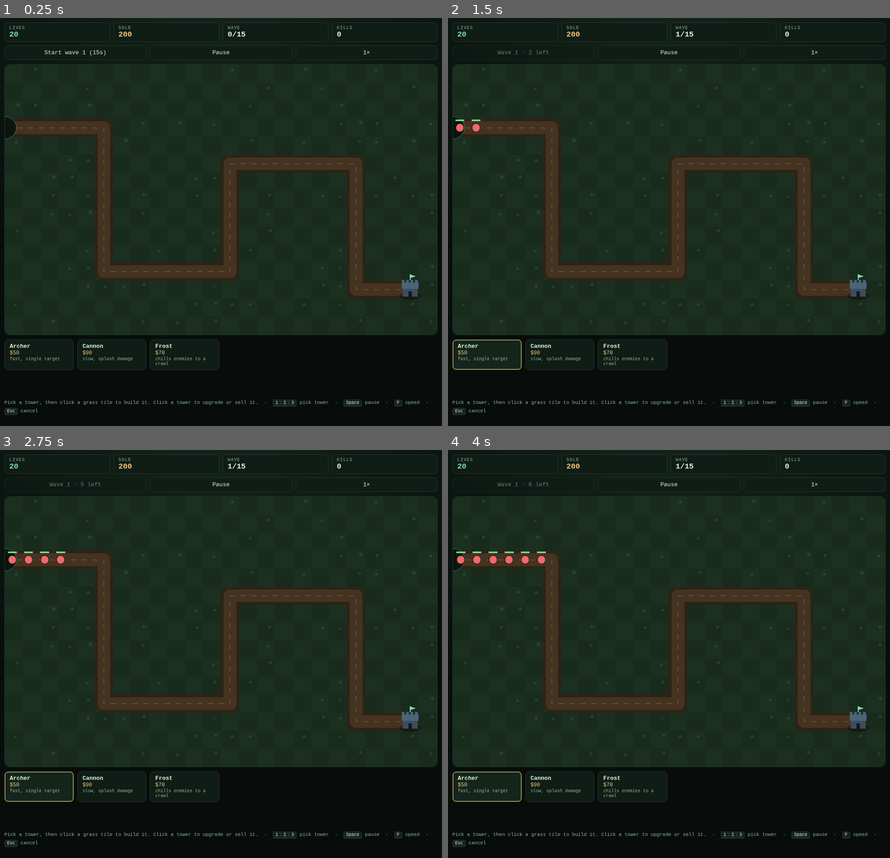
Above: before the commit, frames 1-4 (two rows, left to right).
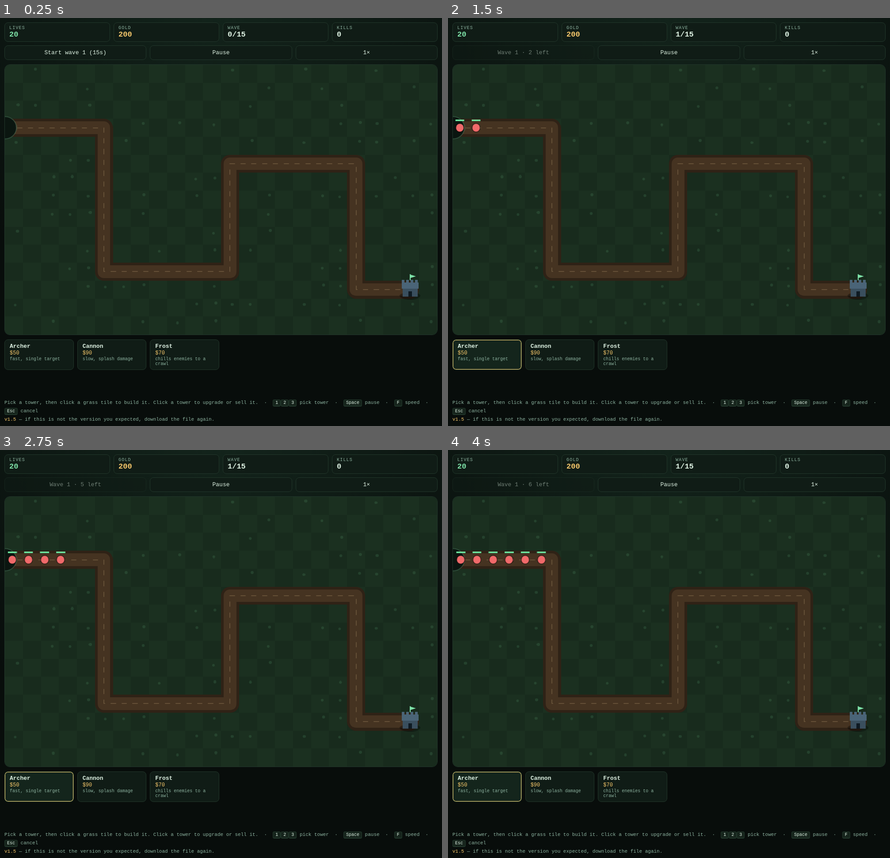
Above: after the commit, the same moments.

Repository: 0ldnews/Tower-Defense-
Game: browser game, page tower-defense.html
Same seed, same stepped clock (60 frames per second), same inputs: the game is played once before the commit and once after it.
Inputs:
- Up to frame 1 (0.25 s): no input
- Up to frame 2 (1.5 s): click "Start wave 1 (15s)" at 0.27 s; click "Archer $50 fast, single target" at 0.52 s; tap X at 1.1 s
- Up to frame 3 (2.75 s): tap X at 1.6, 2.1, 2.6 s
- Up to frame 4 (4 s): tap X at 3.1, 3.6 s

The runs differ from the first frame. In frame 1, 0.1% of the frame differs, in the area x 1-49%, y 97-99%; in frame 2, 0.1%; in frame 3, 0.1%; in frame 4, 0.1%.

Commit message:
Show the version and stop the page resting scrolled under the app header
The forced 100dvh body height left dead space the phone browser scrolled
into, which slid the stats row under its toolbar. The body now sizes to
its content, adds the top safe area, and resets scroll to the top.

Diff:
--- a/tower-defense.html
+++ b/tower-defense.html
@@ -3,7 +3,7 @@
 <head>
 <meta charset="utf-8" />
 <meta name="viewport" content="width=device-width, initial-scale=1, maximum-scale=1, user-scalable=no, viewport-fit=cover" />
-<title>Tower Defense</title>
+<title>Tower Defense v1.5</title>
 <style>
   :root {
     --bg: #080d0b;
@@ -15,19 +15,21 @@
     --bad: #f06a6a;
   }
   * { box-sizing: border-box; }
-  html { -webkit-text-size-adjust: 100%; }
+  html { -webkit-text-size-adjust: 100%; background: #080d0b; }
   /* A normal scrolling document. No locked height, no fixed shell: that is
-     what made taps shift the page around in other apps. */
+     what made taps shift the page around in other apps. There is also no
+     min-height on purpose: a forced viewport height that the app's own
+     toolbar does not count leaves dead space the browser can scroll into,
+     which slides the top row of the game up under the header. */
   body {
     margin: 0;
-    min-height: 100dvh;
     overflow-x: hidden;
     background: radial-gradient(circle at 50% -10%, #14261d 0%, #080d0b 65%);
     color: var(--text);
     font-family: ui-monospace, "SF Mono", Menlo, Consolas, monospace;
     display: flex;
     justify-content: center;
-    padding: 14px;
+    padding: calc(14px + env(safe-area-inset-top, 0px)) 14px calc(14px + env(safe-area-inset-bottom, 0px));
     touch-action: manipulation;
     overscroll-behavior: none;
     -webkit-user-select: none;
@@ -105,6 +107,7 @@
   .selection span { font-size: 12px; color: var(--muted); }
 
   .tips { font-size: 11px; color: var(--muted); line-height: 1.7; }
+  .ver { color: var(--gold); white-space: nowrap; }
   .tips kbd {
     background: #16241c;
     border: 1px solid var(--line);
@@ -198,6 +201,8 @@
     &nbsp;·&nbsp; <kbd>Space</kbd> pause
     &nbsp;·&nbsp; <kbd>F</kbd> speed
     &nbsp;·&nbsp; <kbd>Esc</kbd> cancel
+    <br /><span class="ver" id="ver">v1.5</span> — if this is not the version you
+    expected, download the file again.
   </div>
 
 </div>
@@ -209,6 +214,8 @@
   /* ------------------------------------------------------------------ *
    * Board geometry
    * ------------------------------------------------------------------ */
+
+  var VERSION = "1.5";
 
   var TILE = 40, COLS = 24, ROWS = 15;
   var W = COLS * TILE, H = ROWS * TILE;
@@ -1273,6 +1280,17 @@
     }
   };
 
+  // The version is shown in the page and in the title bar, so it is obvious
+  // whether the phone is running the file that was just sent.
+  document.title = "Tower Defense v" + VERSION;
+  var verEl = document.getElementById("ver");
+  if (verEl) verEl.textContent = "v" + VERSION;
+
+  // Start at the very top, and never leave a stray scroll behind.
+  window.scrollTo(0, 0);
+  document.addEventListener("load", function () { window.scrollTo(0, 0); });
+  window.addEventListener("pageshow", function () { window.scrollTo(0, 0); });
+
   resetGame();
   requestAnimationFrame(frame);
 })();
